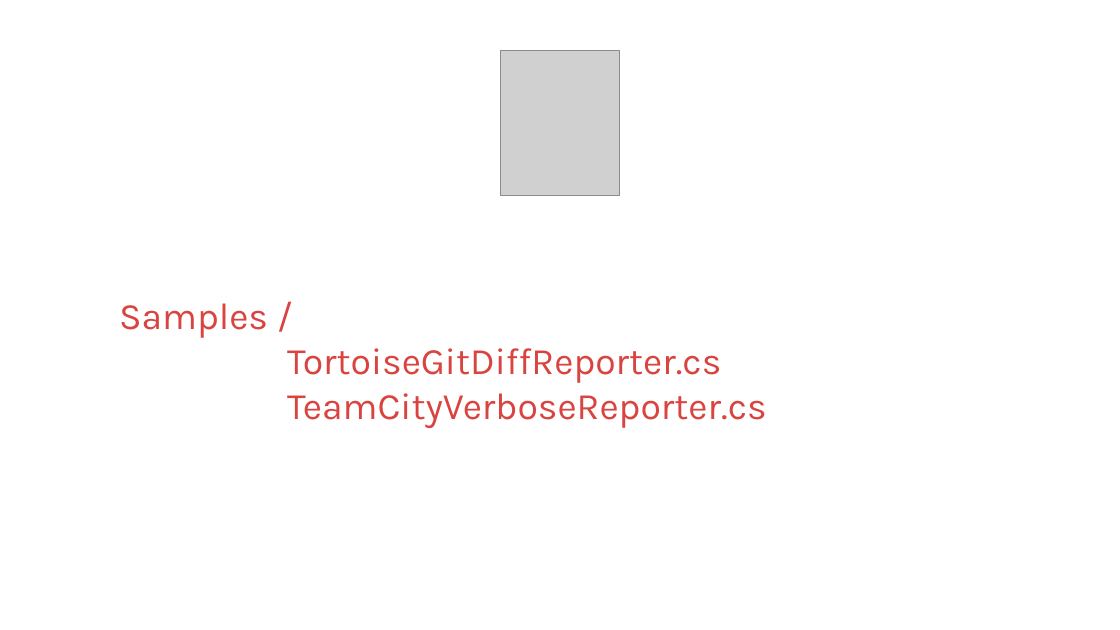
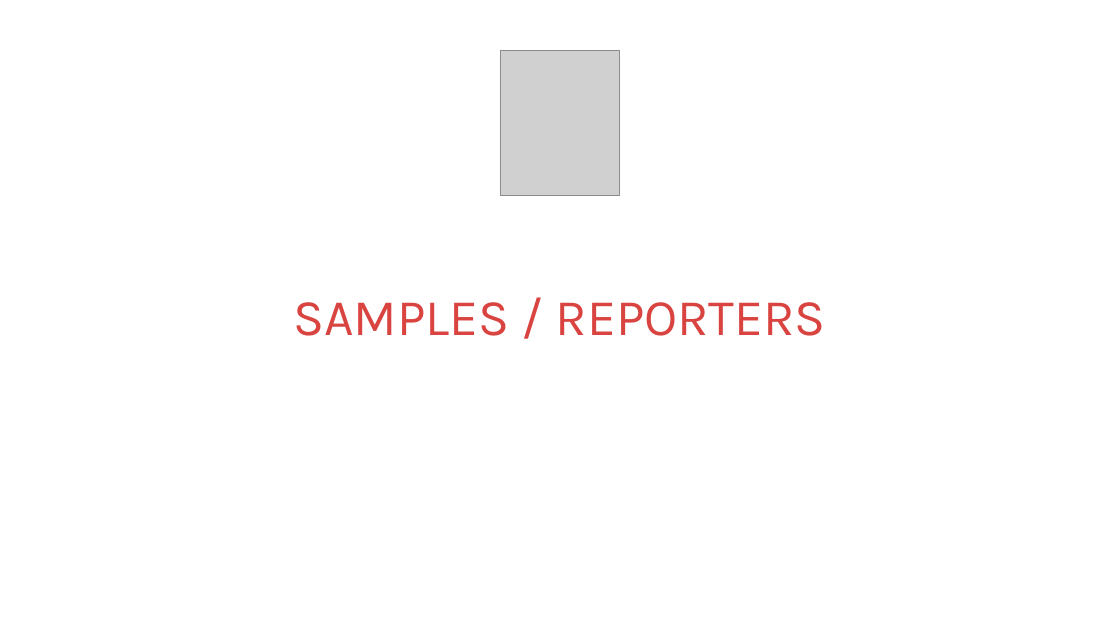
Before and after one commit to kontur-courses/legacy, a slide deck: slide 8 of legacy.pptx. Drawn at 1120x630 pixels with LibreOffice and Linux fonts; fonts in the diff are those of the drawing; grey boxes stand for pictures. Boxes give left, top, right and bottom in pixels: in the first picture for what was removed or moved away, otherwise in the second. Text is boxed around its words. In the diff, an @@ line names an element or a change of style, - is before the commit and + after.

Commit message:
+ AutoApproveReporter

```diff
--- a/legacy.pptx
+++ b/legacy.pptx
@@ title at [293,302,826,336]: text changed; size 32 to 44 pt @@
-Samples /
-TortoiseGitDiffReporter.cs
-TeamCityVerboseReporter.cs
+SAMPLES / REPORTERS
```
Also in this commit, not shown: 5 other slides changed, 5 other files.
